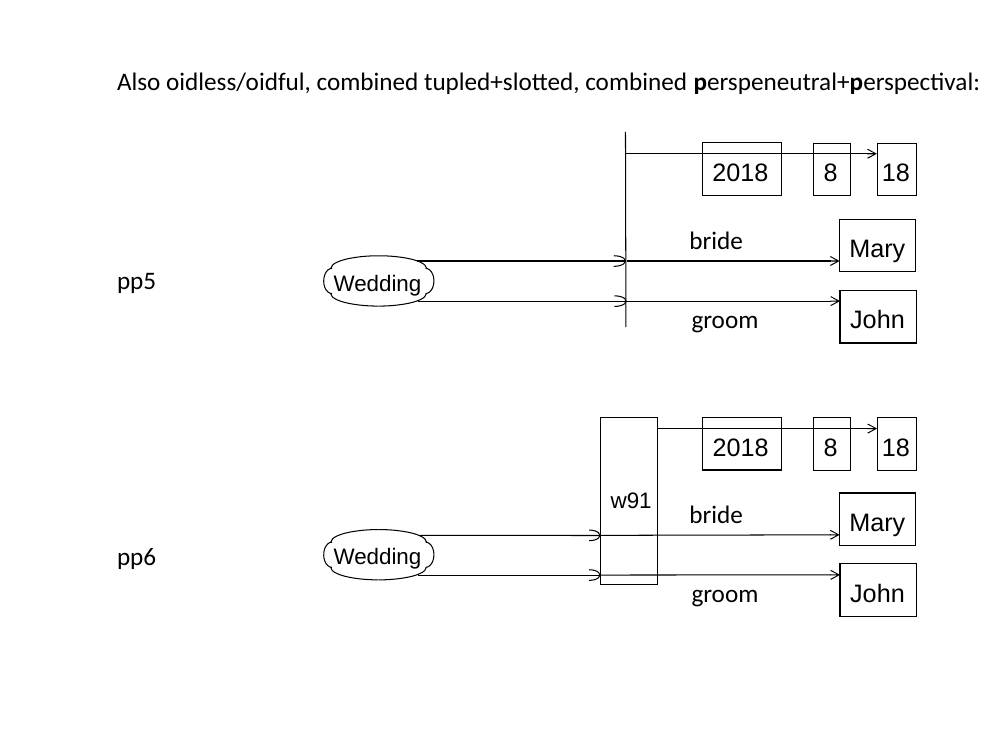
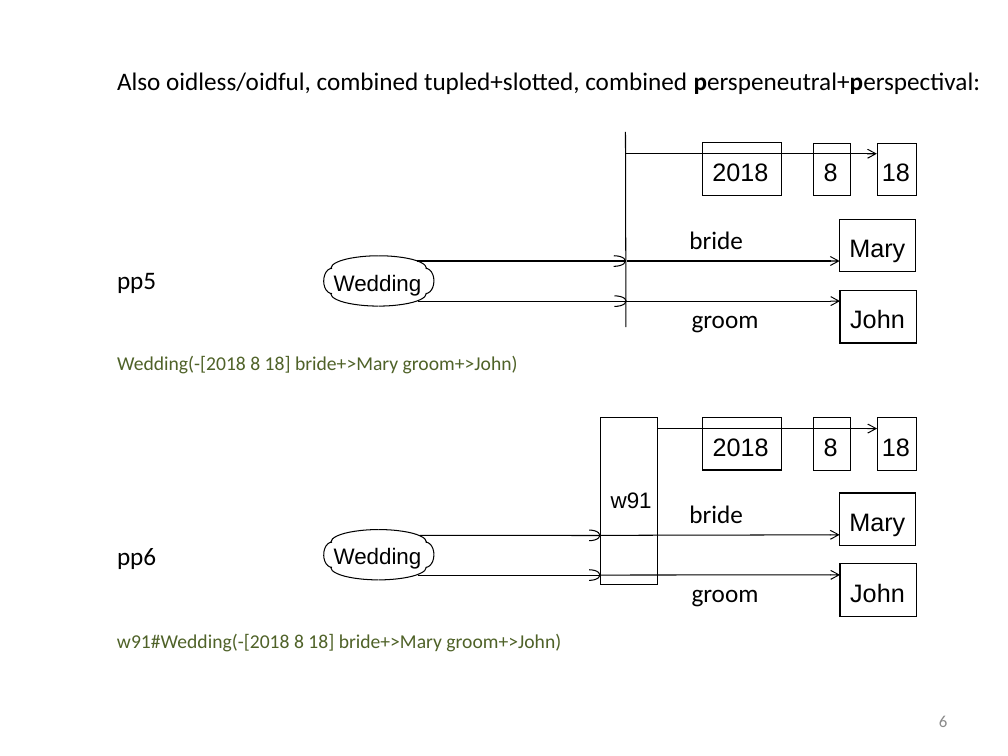
Before and after one commit to RuleML/ruleml-website, a slide deck: slide 6 of talks/PSOAMetamodelGrailogWedding.pptx. Drawn at 1008x756 pixels with LibreOffice and Linux fonts; fonts in the diff are those of the drawing. Boxes give left, top, right and bottom in pixels: in the first picture for what was removed or moved away, otherwise in the second. Text is boxed around its words. In the diff, an @@ line names an element or a change of style, - is before the commit and + after.

```diff
--- a/talks/PSOAMetamodelGrailogWedding.pptx
+++ b/talks/PSOAMetamodelGrailogWedding.pptx
@@ text added at (117,356,518,374), 14 pt, text #4F6228 @@
+Wedding(-[2018 8 18] bride+>Mary groom+>John)
@@ text added at (117,634,561,652), 14 pt, text #4F6228 @@
+w91#Wedding(-[2018 8 18] bride+>Mary groom+>John)
@@ page number added at (939,716,947,727), 12 pt, text #8C8C8C @@
+6
```
Also in this commit, not shown: 5 other slides changed, 1 slide added, 1 other file.
